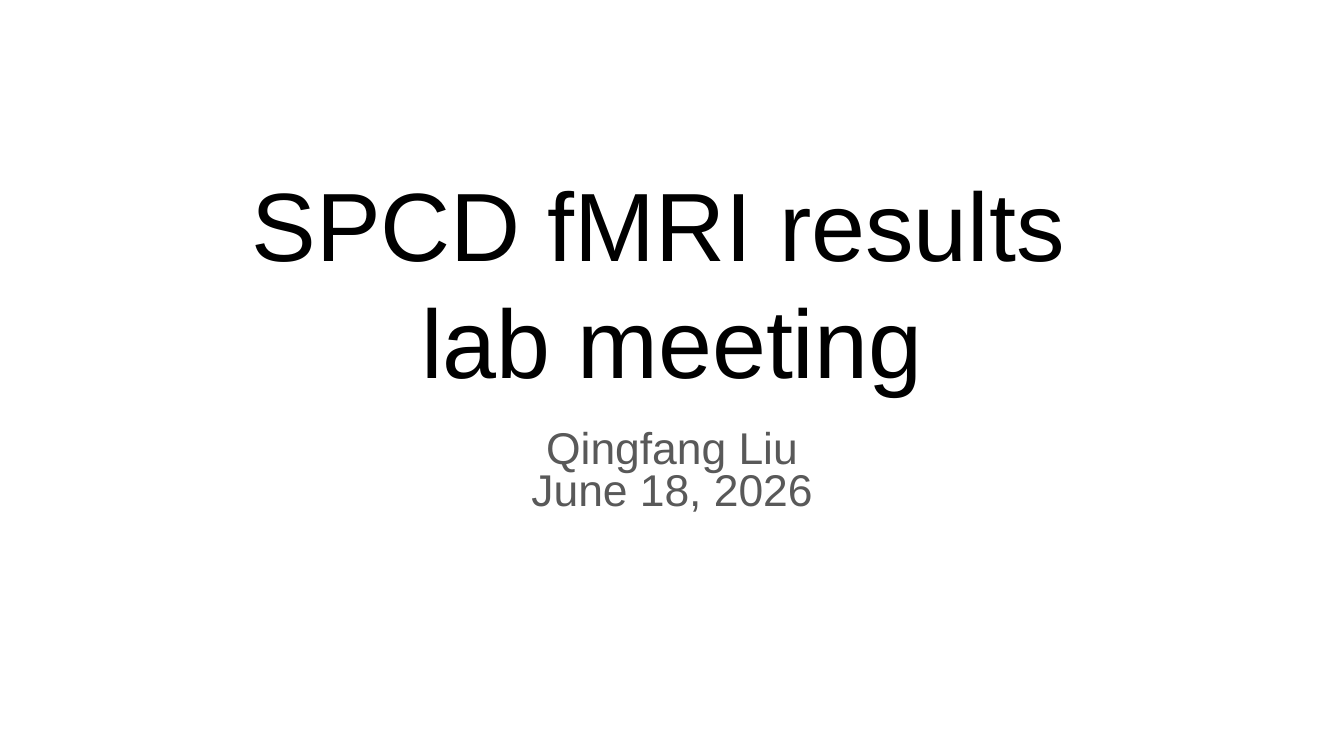
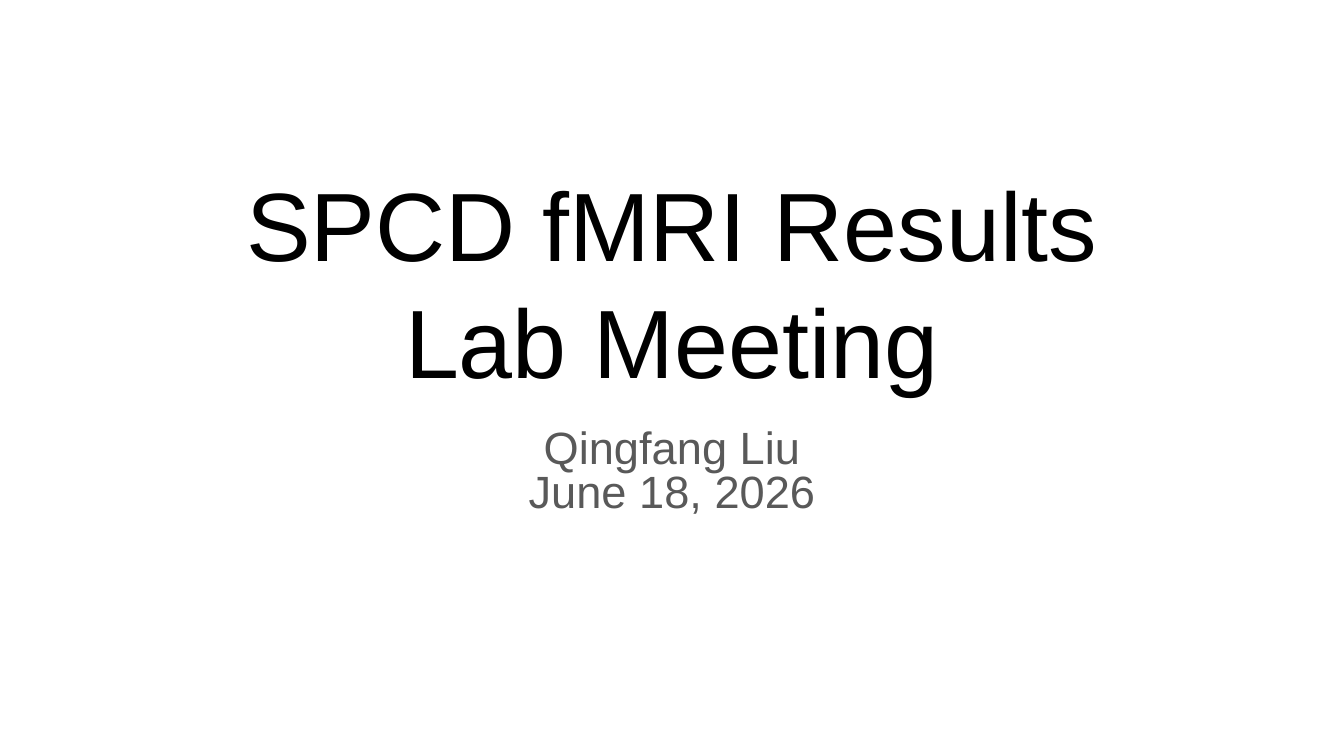
Before and after one commit to QingfangLiu/project-spcd, a slide deck: slide 1 of docs/SPCD fMRI results lab meeting.pptx. Drawn at 1344x756 pixels with LibreOffice and Linux fonts; fonts in the diff are those of the drawing. Boxes give left, top, right and bottom in pixels: in the first picture for what was removed or moved away, otherwise in the second. Text is boxed around its words. In the diff, an @@ line names an element or a change of style, - is before the commit and + after.

```diff
--- a/docs/SPCD fMRI results lab meeting.pptx
+++ b/docs/SPCD fMRI results lab meeting.pptx
@@ title at (246,190,1097,395): text changed @@
-SPCD fMRI results
-lab meeting
+SPCD fMRI Results
+Lab Meeting
@@ subtitle "Qingfang Liu" at (529,431,816,514): size 23.8 to 24.2 pt @@
```
Also in this commit, not shown: 13 other slides changed.
